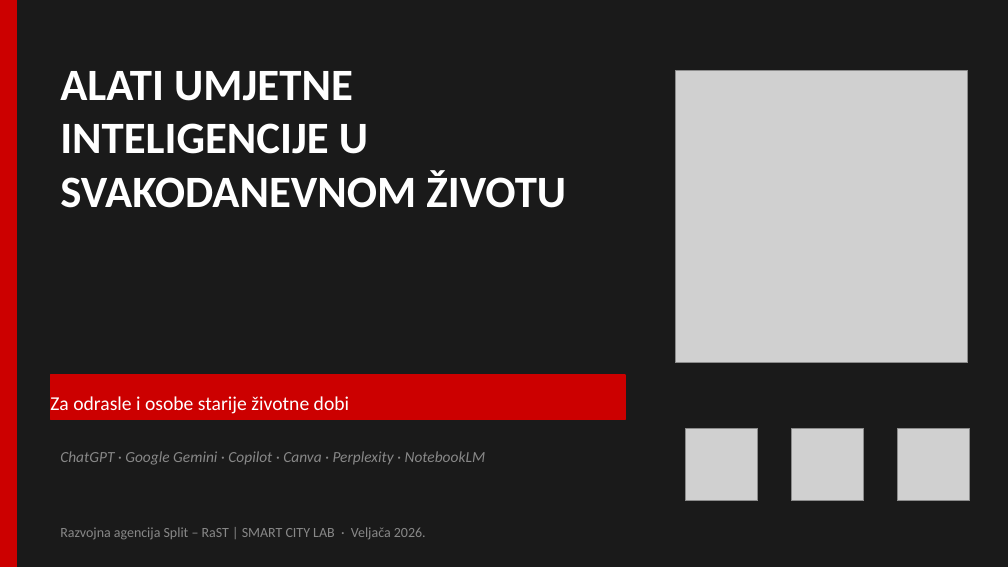
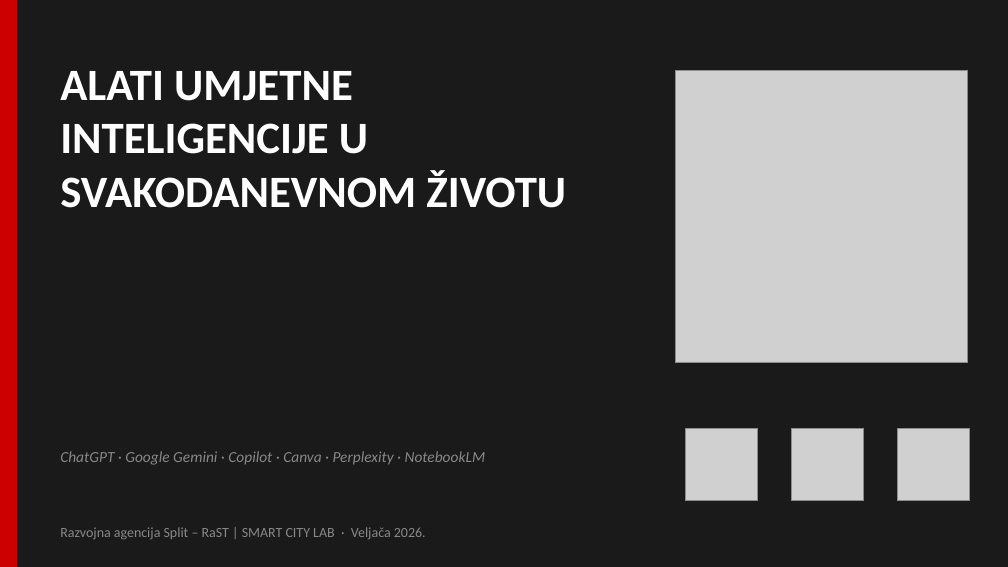
Before and after one commit to brunobilandzic/dipl, a slide deck: slide 1 of praksa/RAST/izradaprezentacije/AI_alati_prezentacija.pptx. Drawn at 1008x567 pixels with LibreOffice and Linux fonts; fonts in the diff are those of the drawing; grey boxes stand for pictures. Boxes give left, top, right and bottom in pixels: in the first picture for what was removed or moved away, otherwise in the second. Text is boxed around its words. In the diff, an @@ line names an element or a change of style, - is before the commit and + after.

```diff
--- a/praksa/RAST/izradaprezentacije/AI_alati_prezentacija.pptx
+++ b/praksa/RAST/izradaprezentacije/AI_alati_prezentacija.pptx
@@ rectangle removed at (50, 375, 625, 419) @@
@@ text removed at (50, 396, 349, 414) @@
-Za odrasle i osobe starije životne dobi
```
Also in this commit, not shown: 8 other slides changed, 3 slides added, 1 slide removed, 1 other file.
